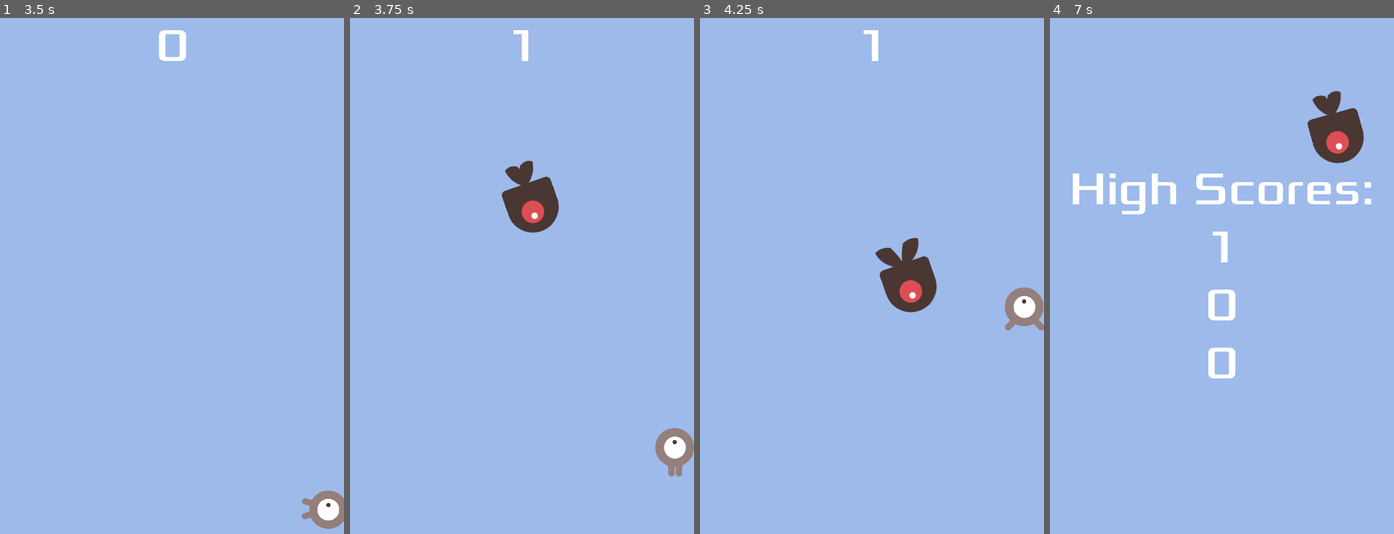
Above: before the commit, frames 1-4 (left to right).
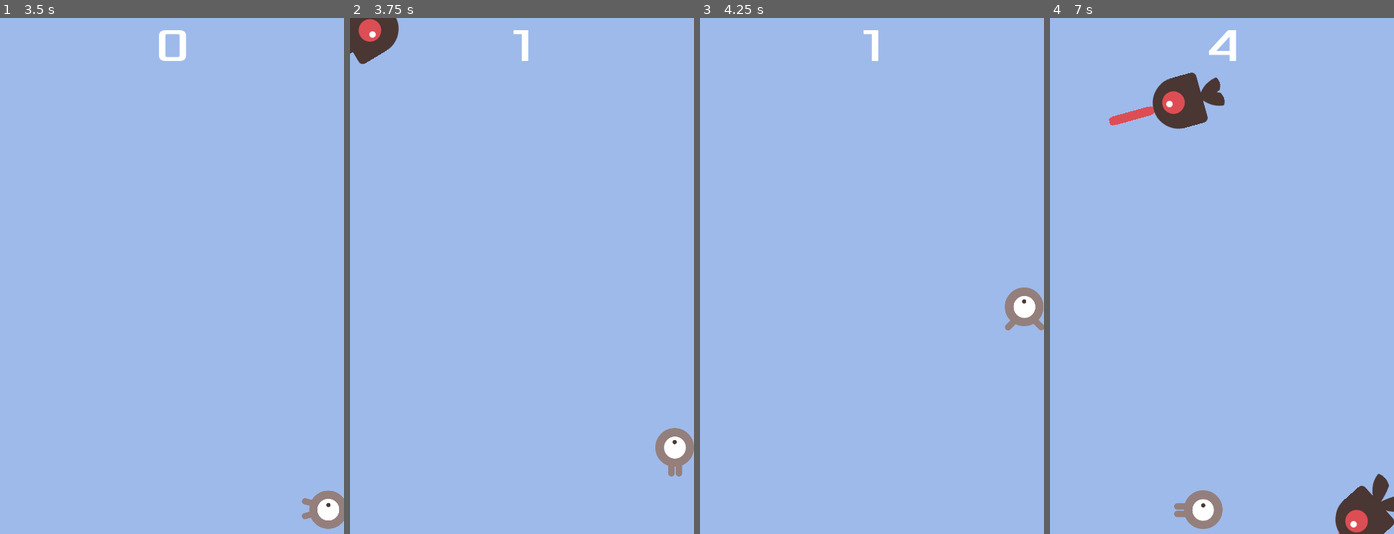
Above: after the commit, the same moments.

Repository: I-Greenleaf/Dodge-The-Creeps
Game: Godot game, scene res://Main.tscn
Two runs of this game, one before a commit and one after it. Both use one fixed random seed, a clock stepped at 60 frames per second and the inputs below.
Inputs:
- Up to frame 1 (3.5 s): click "Start" at 0.5 s; tap Enter at 1.25 s; hold Right (move_right) 1.28-2.03 s; hold Down (move_down) 2.03-2.78 s; hold Right (move_right) from 2.78 s (still down)
- Up to frame 2 (3.75 s): release Right (move_right) at 3.53 s; hold Up (move_up) from 3.53 s (still down)
- Up to frame 3 (4.25 s): keep holding Up (move_up)
- Up to frame 4 (7 s): release Up (move_up) at 4.28 s; hold Left (move_left) 4.28-5.78 s; hold Down (move_down) 5.78-6.53 s; hold Right (move_right) from 6.53 s (still down)

Frame 1 is identical in both runs. In frame 2, 2.6% of the frame differs, in the area x 0-61%, y 0-42%; in frame 3, 1.7%; in frame 4, 8.4%, in the area x 6-100%, y 2-100%.

Commit message:
Added bullet projectile.

Diff:
--- /dev/null
+++ b/Bullet.tscn
@@ -0,0 +1,27 @@
+[gd_scene load_steps=4 format=3 uid="uid://cfjx21pcn63y4"]
+
+[ext_resource type="Texture2D" uid="uid://b61axqsgvw2ct" path="res://art/bullet.png" id="1_psdib"]
+[ext_resource type="Script" path="res://bullet.gd" id="1_wi3bl"]
+
+[sub_resource type="CapsuleShape2D" id="CapsuleShape2D_tyrdb"]
+radius = 6.0
+height = 64.0
+
+[node name="Bullet" type="RigidBody2D"]
+show_behind_parent = true
+collision_mask = 0
+gravity_scale = 0.0
+script = ExtResource("1_wi3bl")
+
+[node name="Sprite2D" type="Sprite2D" parent="."]
+scale = Vector2(0.6, 0.6)
+texture = ExtResource("1_psdib")
+
+[node name="CollisionShape2D" type="CollisionShape2D" parent="."]
+rotation = 1.5708
+shape = SubResource("CapsuleShape2D_tyrdb")
+
+[node name="VisibleOnScreenNotifier2D" type="VisibleOnScreenNotifier2D" parent="."]
+rotation = 1.5708
+
+[connection signal="screen_exited" from="VisibleOnScreenNotifier2D" to="." method="_on_visible_on_screen_notifier_2d_screen_exited"]
--- a/Main.gd
+++ b/Main.gd
@@ -1,12 +1,14 @@
 extends Node
 
 @export var mob_scene: PackedScene
+
 var score
 var high_scores = [0, 0, 0]
 
 func game_over():
 	$ScoreTimer.stop()
 	$MobTimer.stop()
+	$BulletTimer.stop()
 
 	high_scores.push_front(score)
 	high_scores.sort()
@@ -16,9 +18,7 @@
 	$Music.stop()
 	$DeathSound.play()
 
-
 	$HUD.flip_score()
-
 
 
 
@@ -26,6 +26,7 @@
 	score = 0
 	$Player.start($StartPosition.position)
 	$StartTimer.start()
+	$BulletTimer.start()
 	$HUD.flip_score()
 
 	$HUD.update_score(score)
@@ -49,23 +50,23 @@
 	mob_spawn_location.progress_ratio = randf()
 
 
-	var direction = mob_spawn_location.rotation #+ PI / 2
+	var direction = mob_spawn_location.rotation + PI / 2
 	# + PI / 2 to set the mob's direction perpendicular to the path direction
 
 	# Set the mob's position to a random location
 	mob.position = mob_spawn_location.position
-
 	# Add some randomness to the direction
 	direction += randf_range(-PI/4, PI/4)
 
 	mob.rotation = direction
 
 	# Choose the velocity for the mob
-	var velocity = Vector2(randf_range(150.0, 250.0), 0.0)
+	var velocity = Vector2(randf_range(100.0, 250.0), 0.0)
 	mob.linear_velocity = velocity.rotated(direction)
 
 	# Shortens the timer to increase difficulty as the game goes on
-	$MobTimer.wait_time = 10.0/(score+20)
+	# Timer starts at 1 sec gets to
+	$MobTimer.wait_time = 30.0/(score+30)
 
 	# Add mob to main scene
 	add_child(mob)
@@ -74,3 +75,7 @@
 func _on_score_timer_timeout():
 	score += 1
 	$HUD.update_score(score)
+
+
+func _on_bullet_timer_timeout():
+	get_tree().call_group("mobs", "shoot")
--- a/Main.tscn
+++ b/Main.tscn
@@ -7,9 +7,9 @@
 [ext_resource type="AudioStream" uid="uid://d17fm1sodqxky" path="res://art/gameover.wav" id="5_hubcm"]
 [ext_resource type="AudioStream" uid="uid://clqkqhxbfv6ug" path="res://art/House In a Forest Loop.ogg" id="6_maejq"]
 
-[sub_resource type="Curve2D" id="Curve2D_ek2dk"]
+[sub_resource type="Curve2D" id="Curve2D_2eg67"]
 _data = {
-"points": PackedVector2Array(0, 0, 0, 0, -240, -450, 0, 0, 0, 0, 240, -450, 0, 0, 0, 0, 240, 270, 0, 0, 0, 0, -240, 270, 0, 0, 0, 0, -240, -450)
+"points": PackedVector2Array(0, 0, 0, 0, 0, 0, 0, 0, 0, 0, 480, 0, 0, 0, 0, 0, 480, 720, 0, 0, 0, 0, 0, 720, 0, 0, 0, 0, 0, 0)
 }
 point_count = 5
 
@@ -28,7 +28,6 @@
 [node name="Player" parent="." instance=ExtResource("1_7svsl")]
 
 [node name="MobTimer" type="Timer" parent="."]
-wait_time = 0.5
 
 [node name="ScoreTimer" type="Timer" parent="."]
 
@@ -36,15 +35,16 @@
 wait_time = 2.0
 one_shot = true
 
+[node name="BulletTimer" type="Timer" parent="."]
+wait_time = 2.0
+
 [node name="StartPosition" type="Marker2D" parent="."]
 position = Vector2(240, 450)
 
 [node name="MobPath" type="Path2D" parent="."]
-position = Vector2(240, 450)
-curve = SubResource("Curve2D_ek2dk")
+curve = SubResource("Curve2D_2eg67")
 
 [node name="MobSpawnLocation" type="PathFollow2D" parent="MobPath"]
-position = Vector2(-240, -450)
 
 [node name="HUD" parent="." instance=ExtResource("4_ivcs0")]
 
@@ -58,4 +58,5 @@
 [connection signal="timeout" from="MobTimer" to="." method="_on_mob_timer_timeout"]
 [connection signal="timeout" from="ScoreTimer" to="." method="_on_score_timer_timeout"]
 [connection signal="timeout" from="StartTimer" to="." method="_on_start_timer_timeout"]
+[connection signal="timeout" from="BulletTimer" to="." method="_on_bullet_timer_timeout"]
 [connection signal="start_game" from="HUD" to="." method="new_game"]
--- a/Mob.gd
+++ b/Mob.gd
@@ -1,16 +1,27 @@
 extends RigidBody2D
 
+var type
+@export var bullet_scene: PackedScene
 
 # Called when the node enters the scene tree for the first time.
 func _ready():
-# Array of strings ["walk", "swim", "fly"] in some order
+	# Array of strings ["walk", "swim", "fly"] in some order
 	var mob_types = $AnimatedSprite2D.sprite_frames.get_animation_names()
-	$AnimatedSprite2D.play(mob_types[randi() % mob_types.size()])
+	type = mob_types[randi() % mob_types.size()]
+	$AnimatedSprite2D.play(type)
 
+func _on_visible_on_screen_notifier_2d_screen_exited():
+	queue_free()
 
-# Called every frame. 'delta' is the elapsed time since the previous frame.
-func _process(delta):
-	pass
+func shoot():
+	if type == "swim":
+		# Creates a new bullet
+		var bullet = bullet_scene.instantiate()
+		# Sets the bullet's starting postion as the mob's potion
+		bullet.position = $PostitionMarker.position
 
-func _on_visitble_on_screen_notifier_2d_screen_exited():
-	queue_free()
+		# Bullet travels at double the mob's speed
+		var velocity = linear_velocity * 2
+		bullet.linear_velocity = velocity.rotated(bullet.rotation)
+
+		add_child(bullet)
--- a/Mob.tscn
+++ b/Mob.tscn
@@ -1,7 +1,8 @@
-[gd_scene load_steps=10 format=3 uid="uid://ctmdqm1dry7cr"]
+[gd_scene load_steps=11 format=3 uid="uid://ctmdqm1dry7cr"]
 
 [ext_resource type="Script" path="res://Mob.gd" id="1_4ifht"]
 [ext_resource type="Texture2D" uid="uid://crbs0oraur7cd" path="res://art/enemyFlyingAlt_1.png" id="1_bcen5"]
+[ext_resource type="PackedScene" uid="uid://cfjx21pcn63y4" path="res://Bullet.tscn" id="2_gggf5"]
 [ext_resource type="Texture2D" uid="uid://cc8r6kphsxb51" path="res://art/enemyFlyingAlt_2.png" id="2_rsetu"]
 [ext_resource type="Texture2D" uid="uid://w2a7or4kw6e" path="res://art/enemySwimming_1.png" id="3_52ywu"]
 [ext_resource type="Texture2D" uid="uid://5vva7mddk4a0" path="res://art/enemySwimming_2.png" id="4_vbmtv"]
@@ -52,6 +53,7 @@
 collision_mask = 0
 gravity_scale = 0.0
 script = ExtResource("1_4ifht")
+bullet_scene = ExtResource("2_gggf5")
 
 [node name="AnimatedSprite2D" type="AnimatedSprite2D" parent="." groups=["mobs"]]
 position = Vector2(-4.76837e-07, 0)
@@ -68,3 +70,7 @@
 
 [node name="VisibleOnScreenNotifier2D" type="VisibleOnScreenNotifier2D" parent="." groups=["mobs"]]
 metadata/_edit_group_ = true
+
+[node name="PostitionMarker" type="Marker2D" parent="."]
+
+[connection signal="screen_exited" from="VisibleOnScreenNotifier2D" to="." method="_on_visible_on_screen_notifier_2d_screen_exited"]
--- /dev/null
+++ b/bullet.gd
@@ -0,0 +1,5 @@
+extends RigidBody2D
+
+
+func _on_visible_on_screen_notifier_2d_screen_exited():
+	queue_free()
Binary file added: art/bullet.png
Not shown, added: art/bullet.png.import
